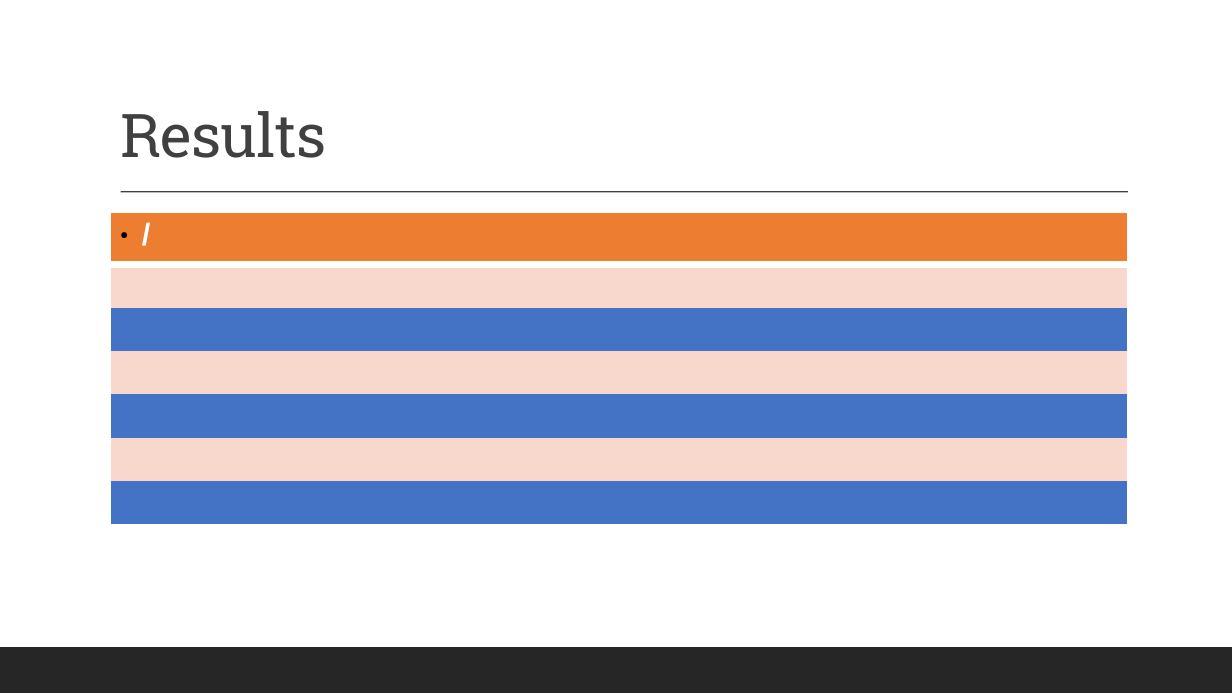
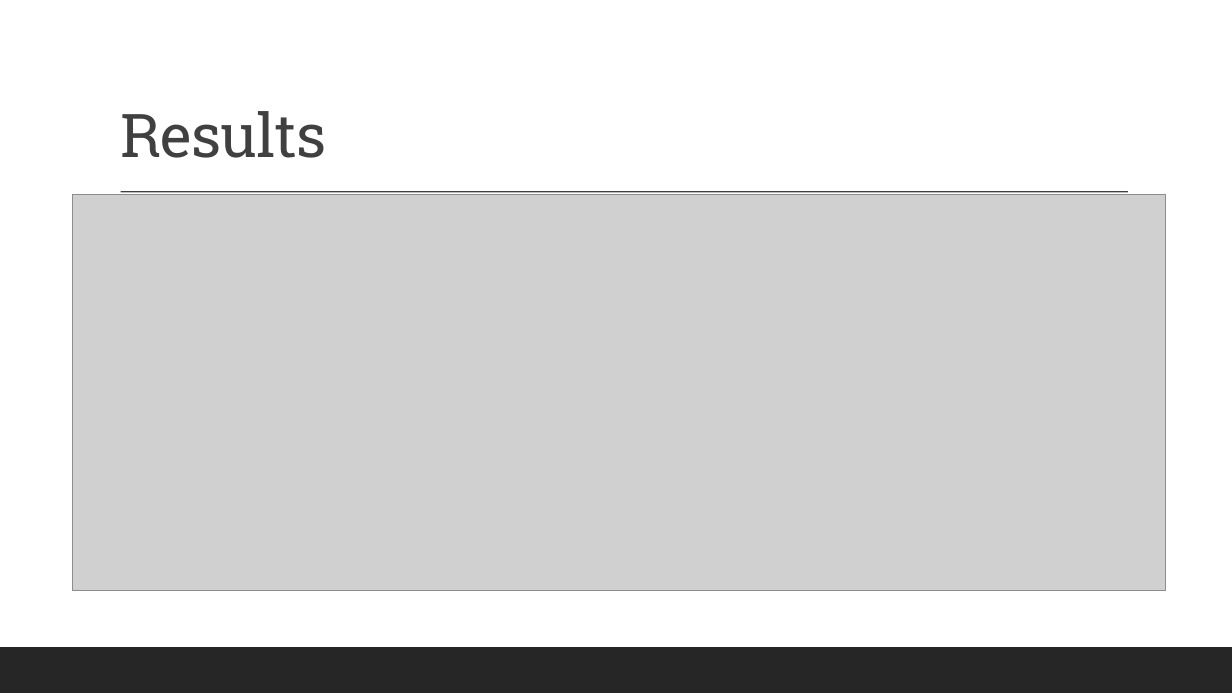
Before and after one commit to Blowdire/Progetto, a slide deck: slide 6 of Report/Financial Market Analytics Project pres.odp (slide 5 before the commit). Drawn at 1232x693 pixels with LibreOffice and Linux fonts; fonts in the diff are those of the drawing; grey boxes stand for pictures. Boxes give left, top, right and bottom in pixels: in the first picture for what was removed or moved away, otherwise in the second. Text is boxed around its words. In the diff, an @@ line names an element or a change of style, - is before the commit and + after.

```diff
--- a/Report/Financial Market Analytics Project pres.odp
+++ b/Report/Financial Market Analytics Project pres.odp
@@ picture added at bbox=[73, 195, 1166, 591] @@
@@ table removed at bbox=[111, 213, 1128, 476], 7 rows, 4 columns @@
-/ |  |  | 
- |  |  | 
- |  |  | 
- |  |  | 
- |  |  | 
- |  |  | 
- |  |  | 
```
Also in this commit, not shown: 1 other slide changed, 5 slides added, 5 slides removed, 8 other files.
